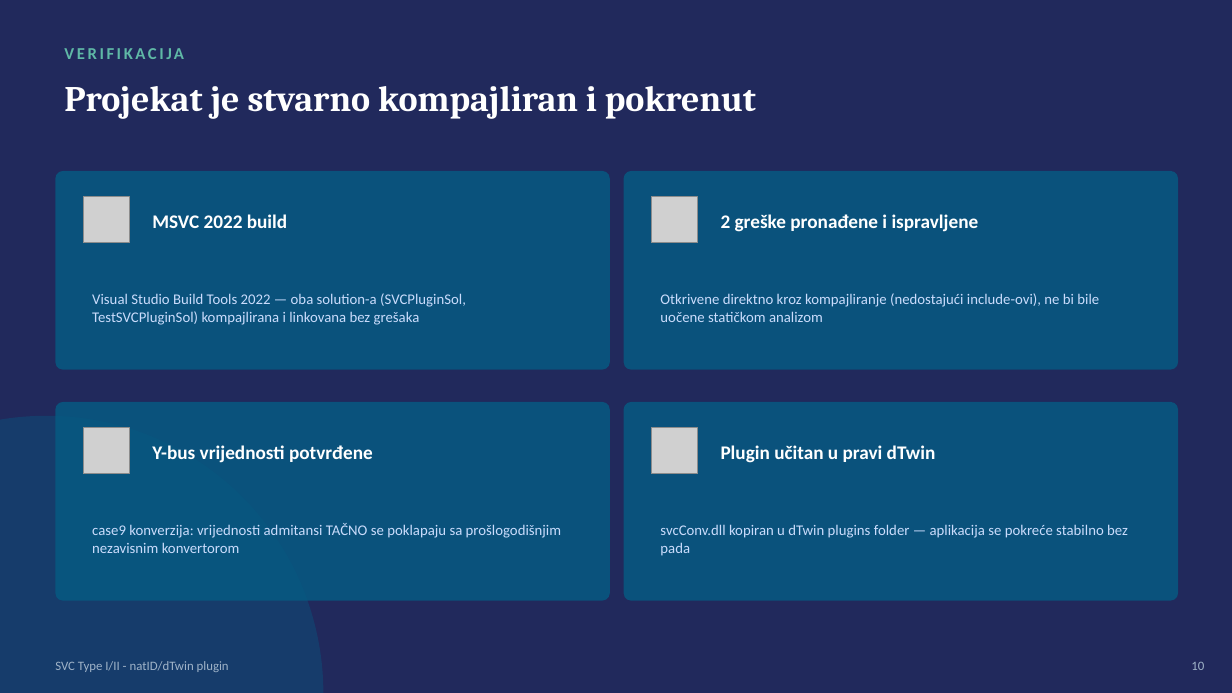
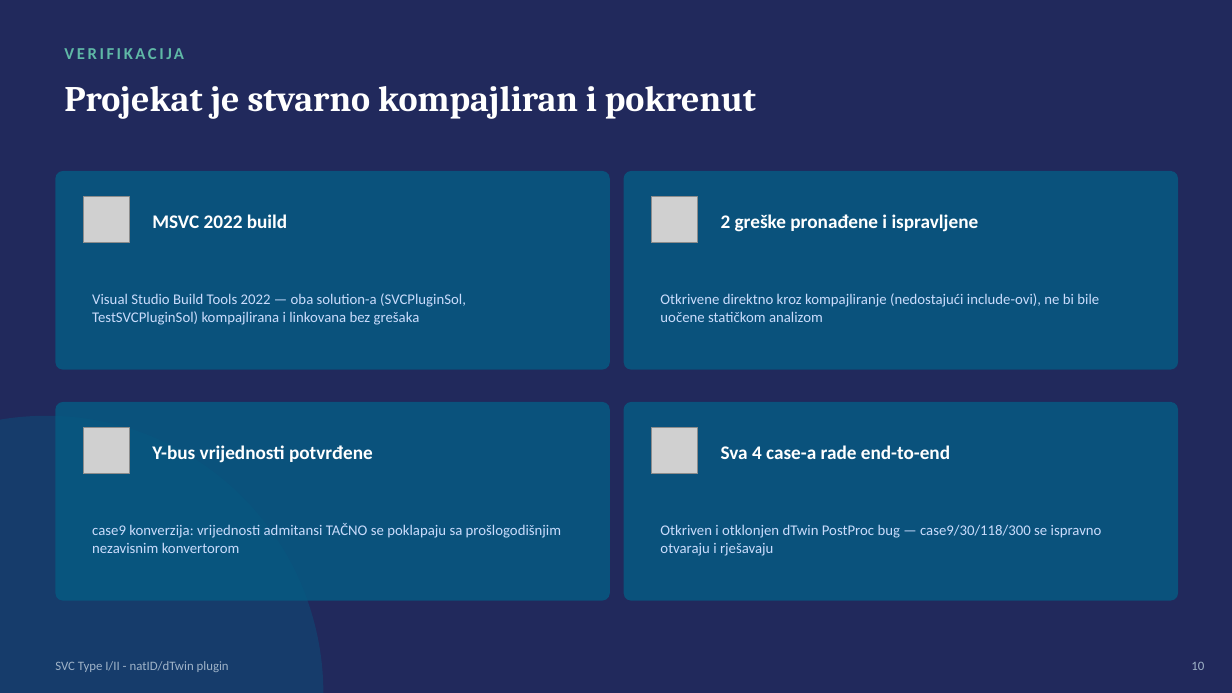
Before and after one commit to hhodzic6/SREES_2026_Hodzic_SVC, a slide deck: slide 10 of presentation/SVC_Prezentacija.pptx. Drawn at 1232x693 pixels with LibreOffice and Linux fonts; fonts in the diff are those of the drawing; grey boxes stand for pictures. Boxes give left, top, right and bottom in pixels: in the first picture for what was removed or moved away, otherwise in the second. Text is boxed around its words. In the diff, an @@ line names an element or a change of style, - is before the commit and + after.

```diff
--- a/presentation/SVC_Prezentacija.pptx
+++ b/presentation/SVC_Prezentacija.pptx
@@ text at (721,445,950,459): text changed @@
-Plugin učitan u pravi dTwin
+Sva 4 case-a rade end-to-end
@@ text at (660,524,1102,556): text changed @@
-svcConv.dll kopiran u dTwin plugins folder — aplikacija se pokreće stabilno bez pada
+Otkriven i otklonjen dTwin PostProc bug — case9/30/118/300 se ispravno otvaraju i rješavaju
```
Also in this commit, not shown: 2 other files.
